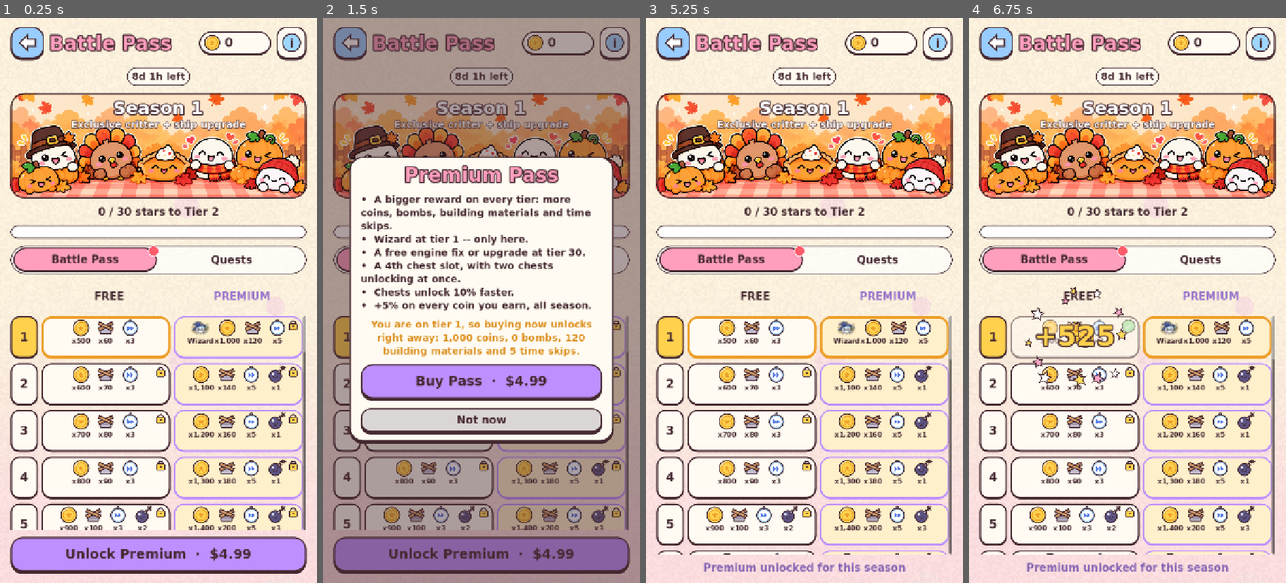
Above: before the commit, frames 1-4 (left to right).
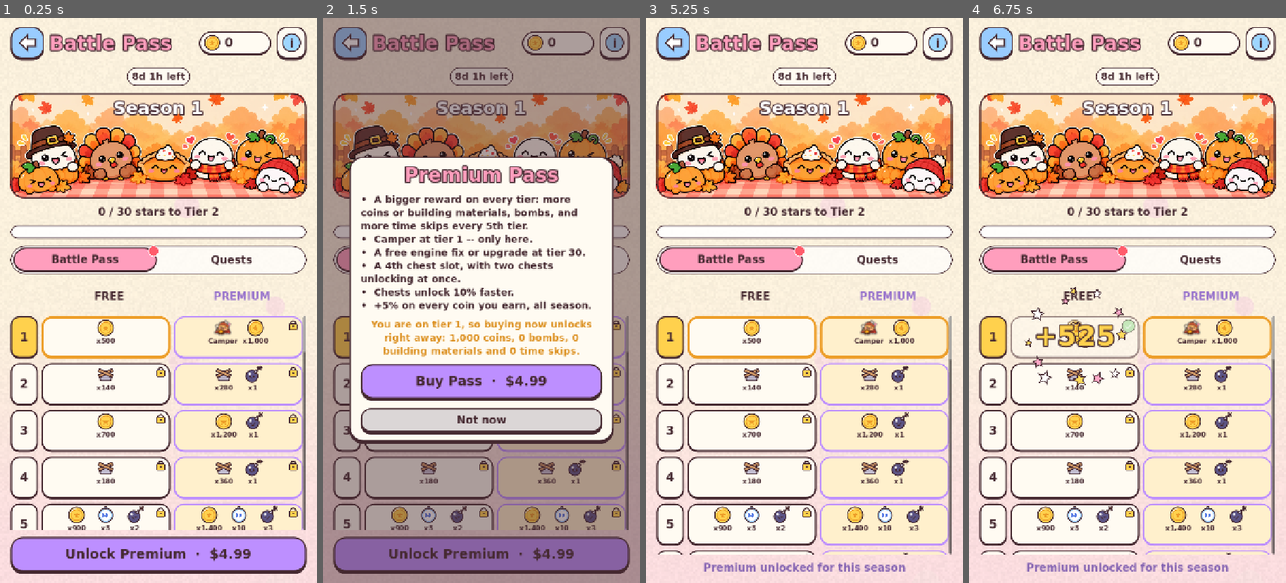
Above: after the commit, the same moments.

Repository: jvea03/tetrisphere-godot
Game: Godot game, scene res://scenes/battle_pass.tscn
Two runs of this game, one before a commit and one after it. Both use one fixed random seed, a clock stepped at 60 frames per second and the inputs below. This scene is started directly instead of the project's main scene.
Inputs (mouse positions are in pixels of both pictures, inside the frame that each line leads up to):
- Up to frame 1 (0.25 s): no input
- Up to frame 2 (1.5 s): click "Unlock Premium · $4.99" at 0.5 s; click (351, 46) at 1.25 s
- Up to frame 3 (5.25 s): click (674, 46) at 2 s; click (937, 46) at 2.77 s; click "Battle Pass" at 3.5 s; click "Quests" at 4.25 s; click "Buy Pass · $4.99" at 5 s
- Up to frame 4 (6.75 s): tap Enter at 5.75 s; move the mouse to (1197, 272) at 5.77 s; hold D 5.78-6.5 s; tap P at 5.85 s; click (1197, 272) at 5.92 s; tap Space at 6.02, 6.5 s; drag from (1064, 328) to (1111, 413) at 6.52 s

The runs differ from the first frame. In frame 1, 6.1% of the frame differs, in the area x 18-91%, y 18-91%; in frame 2, 4.8%; in frame 3, 6.2%, in the area x 18-91%, y 18-95%; in frame 4, 5.9%.

Commit message:
Battle Pass: Camper exclusive, coins and materials take turns, skips every 5th tier
The banner loses its "Exclusive critter + ship upgrade" line. The Camper
(now Epic) is the premium tier-1 critter and the one pass-only critter.
Every tier pays coins (odd tiers) or building materials (even tiers, 100 +
20 a tier free and 200 + 40 premium, doubled as they come half as often),
and time skips come only on every 5th tier (5 free, 10 premium). Reward
items get more room between them.

Co-Authored-By: Claude Opus 5.5 <noreply@anthropic.com>

Diff:
--- a/scripts/meta/profile.gd
+++ b/scripts/meta/profile.gd
@@ -340,7 +340,7 @@
 	{"name": "Party", "art": 48, "color": Color(0.99, 0.82, 0.86), "rarity": Rarity.RARE},
 	{"name": "Buff", "art": 50, "color": Color(0.93, 0.65, 0.39), "rarity": Rarity.COMMON},
 	{"name": "Camo", "art": 51, "color": Color(0.99, 0.90, 0.73), "rarity": Rarity.RARE},
-	{"name": "Camper", "art": 52, "color": Color(0.99, 0.72, 0.41), "rarity": Rarity.COMMON},
+	{"name": "Camper", "art": 52, "color": Color(0.99, 0.72, 0.41), "rarity": Rarity.EPIC},
 	{"name": "Pirate", "art": 53, "color": Color(0.99, 0.93, 0.86), "rarity": Rarity.RARE},
 	{"name": "Imp", "art": 54, "color": Color(0.83, 0.67, 0.87), "rarity": Rarity.EPIC},
 	{"name": "Shadow", "art": 55, "color": Color(0.36, 0.29, 0.31), "rarity": Rarity.LEGENDARY},
@@ -2001,10 +2001,10 @@
 ## and wrap. Each season's paid tier-1 critter is pass-only.
 const BATTLE_PASS_SEASON_ONE := 739 # epoch_day / BATTLE_PASS_DAYS for the first season
 const BATTLE_PASS_SEASON_REWARDS := [
-	{"free_critters": {15: 49, 30: 12}, "paid_critters": {1: 58}, "paid_parts": {30: PART_ENGINE}}, # Party, Knight; Wizard; the engine
-	{"free_critters": {15: 31, 30: 70}, "paid_critters": {1: 103}, "paid_parts": {30: PART_COCKPIT}}, # Autumn, Snowman; Rainbow; the cockpit
+	{"free_critters": {15: 49, 30: 12}, "paid_critters": {1: 52}, "paid_parts": {30: PART_ENGINE}}, # Party, Knight; Camper; the engine
+	{"free_critters": {15: 31, 30: 70}, "paid_critters": {1: 52}, "paid_parts": {30: PART_COCKPIT}}, # Autumn, Snowman; Camper; the cockpit
 ]
-const BATTLE_PASS_EXCLUSIVE_CRITTERS := [58, 103]
+const BATTLE_PASS_EXCLUSIVE_CRITTERS := [52]   # the Camper, toasting marshmallows by the fire
 
 
 static func battle_pass_season_number() -> int:
@@ -2021,16 +2021,26 @@
 	return BATTLE_PASS_EXCLUSIVE_CRITTERS.has(i)
 
 
-## Free track: 500 coins at tier 1, +100 a tier, 2 bombs every 5th tier
+## Free track: coins on the odd tiers, 500 at tier 1 and +100 a tier; 2 bombs every 5th tier
 ## (unless that tier hands out a critter).
 const BATTLE_PASS_FREE_COINS_BASE := 500
 const BATTLE_PASS_PAID_COINS_BASE := 1000
 const BATTLE_PASS_COINS_STEP := 100
 
-## Building materials on every tier: 50 + 10 a tier on the free track, 100 + 20
-## a tier on the premium one -- and time skips, 3 a tier free and 5 premium.
+## Every tier pays coins or building materials, taking turns: coins on the odd
+## tiers, materials on the even ones (100 + 20 a tier free, 200 + 40 premium).
+## Time skips come only on every 5th tier: 5 free, 10 premium.
+const BATTLE_PASS_SKIP_EVERY := 5
+
+static func _pass_currency(tier: int, coins: int, materials: int, skips: int) -> Dictionary:
+	var r := {"coins": coins} if tier % 2 == 1 else {"materials": materials}
+	if tier % BATTLE_PASS_SKIP_EVERY == 0:
+		r["skips"] = skips
+	return r
+
+
 static func battle_pass_free_reward(tier: int) -> Dictionary:
-	var r := {"coins": BATTLE_PASS_FREE_COINS_BASE + BATTLE_PASS_COINS_STEP * (tier - 1), "materials": 50 + 10 * tier, "skips": 3}
+	var r := _pass_currency(tier, BATTLE_PASS_FREE_COINS_BASE + BATTLE_PASS_COINS_STEP * (tier - 1), 100 + 20 * tier, 5)
 	var critters: Dictionary = season_rewards()["free_critters"]
 	if critters.has(tier):
 		r["critter"] = critters[tier]
@@ -2039,11 +2049,11 @@
 	return r
 
 
-## Premium track: 1000 coins at tier 1, +100 a tier, and bombs every tier --
+## Premium track: coins on the odd tiers, 1000 at tier 1 and +100 a tier, and bombs every tier --
 ## 1 a tier, 3 on every 5th, 5 on the 10th and 20th -- unless the tier hands
 ## out a critter or a ship part.
 static func battle_pass_paid_reward(tier: int) -> Dictionary:
-	var r := {"coins": BATTLE_PASS_PAID_COINS_BASE + BATTLE_PASS_COINS_STEP * (tier - 1), "materials": 100 + 20 * tier, "skips": 5}
+	var r := _pass_currency(tier, BATTLE_PASS_PAID_COINS_BASE + BATTLE_PASS_COINS_STEP * (tier - 1), 200 + 40 * tier, 10)
 	var season := season_rewards()
 	if season["paid_critters"].has(tier):
 		r["critter"] = season["paid_critters"][tier]
--- a/scripts/screens/battle_pass.gd
+++ b/scripts/screens/battle_pass.gd
@@ -55,7 +55,6 @@
 	title.offset_top = 10.0
 	banner.add_child(title)
 	title.add_child(TSUI.outlined(TSUI.label("Season %d" % TSProfile.battle_pass_season_number(), 40, Color.WHITE, HORIZONTAL_ALIGNMENT_CENTER), TSUI.INK, 10))
-	title.add_child(TSUI.outlined(TSUI.label("Exclusive critter + ship upgrade", 22, Color.WHITE, HORIZONTAL_ALIGNMENT_CENTER), TSUI.INK, 6))
 	content.add_child(banner)
 	_progress_label = TSUI.label("", 24, TSUI.INK, HORIZONTAL_ALIGNMENT_CENTER)
 	content.add_child(_progress_label)
@@ -195,7 +194,7 @@
 	var stack := MarginContainer.new()
 	stack.mouse_filter = Control.MOUSE_FILTER_IGNORE
 	card.add_child(stack)
-	var h := TSUI.hbox(2)
+	var h := TSUI.hbox(12)
 	h.alignment = BoxContainer.ALIGNMENT_CENTER
 	h.mouse_filter = Control.MOUSE_FILTER_IGNORE
 	stack.add_child(h)
@@ -335,7 +334,7 @@
 	box.add_child(TSUI.title("Premium Pass", 44))
 	var season := TSProfile.season_rewards()
 	var lines := PackedStringArray()
-	lines.append("A bigger reward on every tier: more coins, bombs, building materials and time skips.")
+	lines.append("A bigger reward on every tier: more coins or building materials, bombs, and more time skips every 5th tier.")
 	for t in season["paid_critters"]:
 		var c := int(season["paid_critters"][t])
 		lines.append("%s at tier %d%s." % [TSProfile.critter_name(c), t, " -- only here" if TSProfile.is_critter_pass_exclusive(c) else ""])
--- a/tests/meta_test.gd
+++ b/tests/meta_test.gd
@@ -161,7 +161,7 @@
 	TSChests.slots[0] = {"rarity": TSChests.LEGENDARY, "unlock_end": 1}
 	var skips_before := TSProfile.time_skips
 	var opened := TSChests.open(0)
-	_check("the Battle Pass gives time skips; chests don't", int(TSProfile.battle_pass_free_reward(2).get("skips", 0)) > 0 and not opened.is_empty() and not opened.has("skips") and TSProfile.time_skips == skips_before)
+	_check("the Battle Pass gives time skips; chests don't", int(TSProfile.battle_pass_free_reward(5).get("skips", 0)) > 0 and not TSProfile.battle_pass_free_reward(4).has("skips") and not opened.is_empty() and not opened.has("skips") and TSProfile.time_skips == skips_before)
 
 	# The mine under the ship: fills by the hour with the Collection level, up to two hours.
 	TSProfile.mine_since = TSProfile._now_unix() - 3600
@@ -180,7 +180,7 @@
 	# Where materials come from.
 	var before := TSProfile.materials
 	TSProfile.claim_battle_pass_free(1)
-	_check("the Battle Pass pays materials", TSProfile.battle_pass_free_reward(1).has("materials") and (TSProfile.materi …(61 unchanged characters)…
+	_check("the Battle Pass takes turns: coins on odd tiers, materials on even", TSProfile.battle_pass_free_reward(1).has("coins") and not TSProfile.battle_pass_free_reward(1).has("materials") and TSProfile.battle_pass_free_reward(2).has("materials") and not TSProfile.battle_pass_free_reward(2).has("coins") and TSProfile.battle_pass_paid_reward(2).has("materials") and (TSProfile.materi …(61 unchanged characters)…
 	_check("quests pay materials", TSProfile.quest_materials(10) > 0)
 	_check("chests pay materials", int(TSChests.MATERIAL_PAYOUT[TSChests.COMMON][0]) > 0)
 	_check("wins pay materials", TSProfile.MATERIALS_PER_WIN > 0)
@@ -251,7 +251,7 @@
 		TSProfile.level_up_critter(5)
 	_check("the collection level rises with it (%d -> %d)" % [lvl, TSProfile.collection_level()], TSProfile.collection_level() > lvl)
 	_check("a critter tops out at level %d" % TSProfile.CRITTER_MAX_LEVEL, not TSProfile.level_up_critter(5) and TSProfile.is_critter_max_level(5))
-	_check("pass-only critters are marked", TSProfile.is_critter_pass_exclusive(58))
+	_check("pass-only critters are marked", TSProfile.is_critter_pass_exclusive(52) and TSProfile.critter_name(52) == "Camper" and int(TSProfile.season_rewards()["paid_critters"][1]) == 52)
 	TSProfile.set_avatar_critter(5)
 	_check("an owned critter becomes the avatar", TSProfile.avatar() == 5)
 
Not shown, changed: README.md
